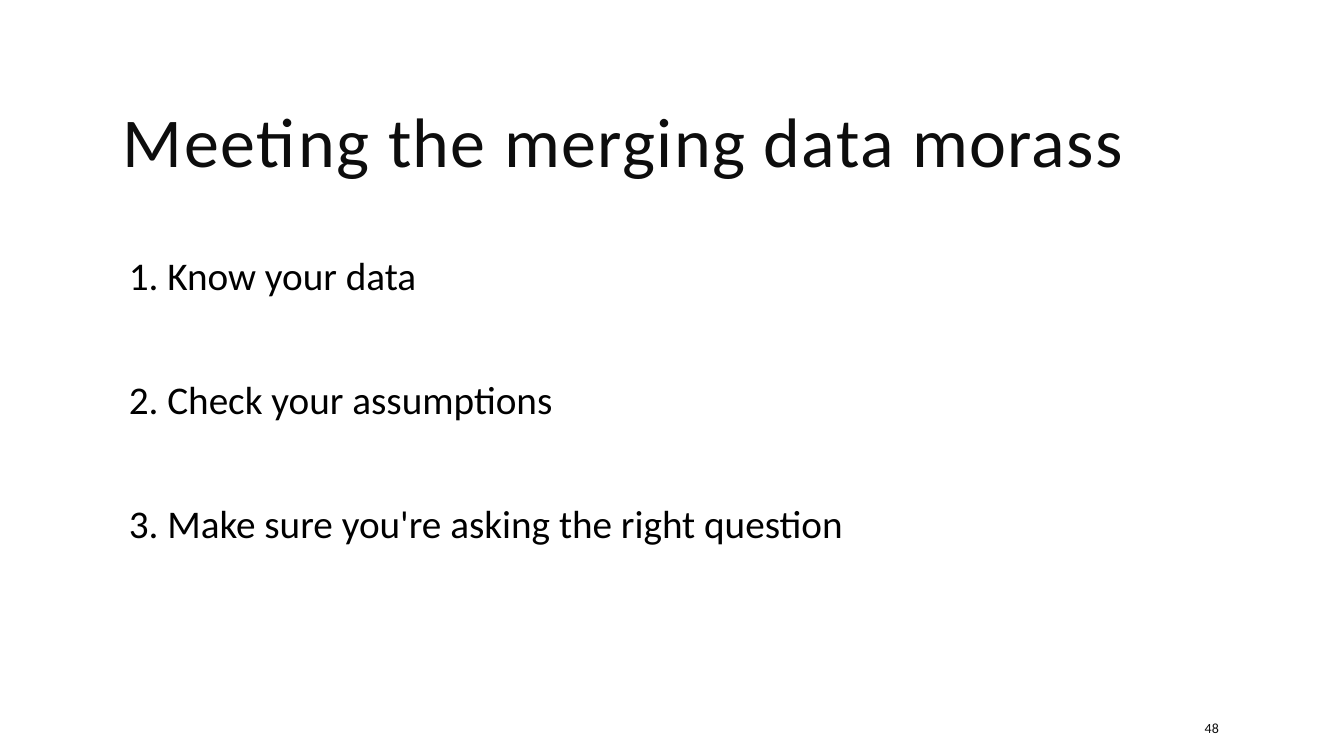
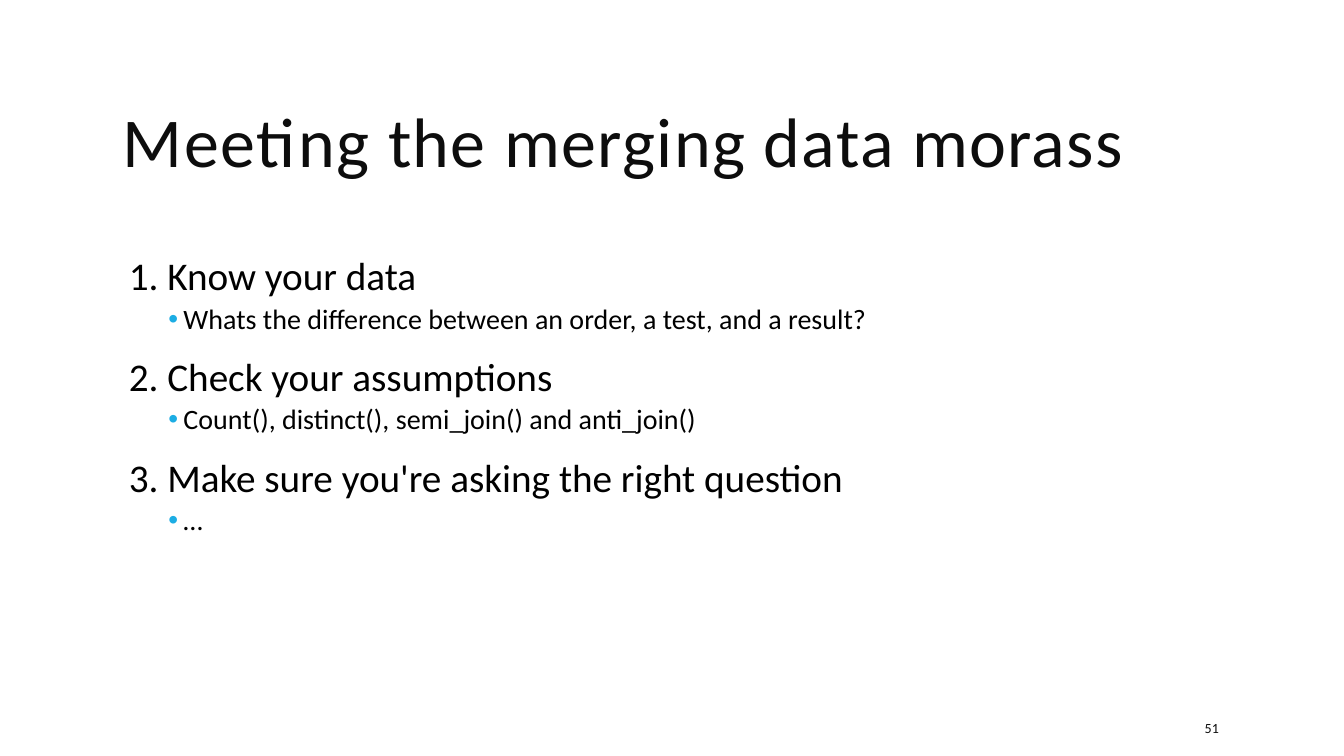
Before and after one commit to amromeo/api_r_int_db_24, a slide deck: slide 51 of presentations/03 - Joins.pptx (slide 48 before the commit). Drawn at 1344x756 pixels with LibreOffice and Linux fonts; fonts in the diff are those of the drawing. Boxes give left, top, right and bottom in pixels: in the first picture for what was removed or moved away, otherwise in the second. Text is boxed around its words. In the diff, an @@ line names an element or a change of style, - is before the commit and + after.

```diff
--- a/presentations/03 - Joins.pptx
+++ b/presentations/03 - Joins.pptx
@@ text at box(129, 262, 866, 499): paragraph added @@
+      • …
@@ text at box(183, 309, 866, 333): paragraph added @@
+      • Whats the difference between an order, a test, and a result?
@@ text at box(183, 408, 696, 434): paragraph added @@
+      • Count(), distinct(), semi_join() and anti_join()
@@ page number at box(1205, 724, 1219, 733): text changed @@
-48
+51
```
Also in this commit, not shown: 10 other slides changed, 3 slides added.
